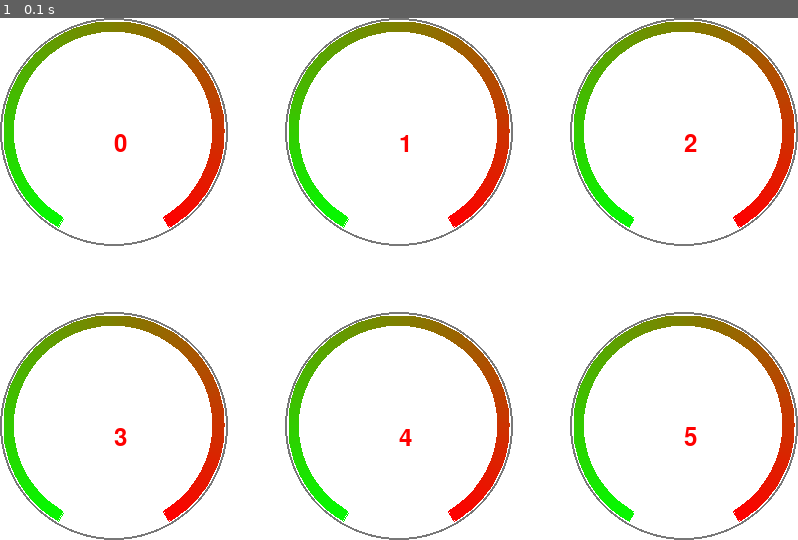
Above: before the commit, frame 1.
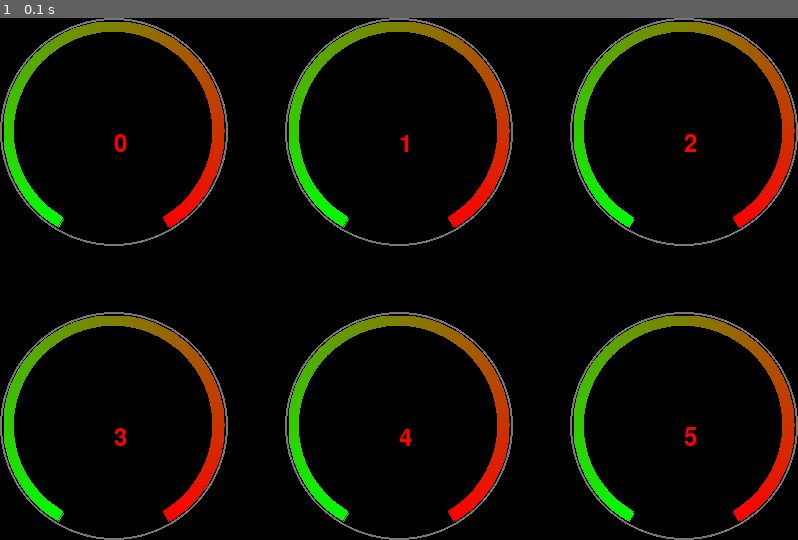
Above: after the commit, the same moment.

Repository: zhangsheng377/air_monitor
Game: pygame game, started from sensor/raspberrypi/test_pygame.py
Two runs of this game, one before a commit and one after it. Both use one fixed random seed, a clock stepped at 60 frames per second and the inputs below. The source is Python 2; it was converted automatically to run under Python 3.
Inputs:
- Up to frame 1 (0.1 s): no input

The runs differ from the first frame. In frame 1, 89% of the frame differs, in the area x 0-100%, y 0-100%.

Commit message:
尝试使用try自动取当前分辨率，不行再取可用的中间分辨率

Diff:
--- a/sensor/raspberrypi/dashboard.py
+++ b/sensor/raspberrypi/dashboard.py
@@ -12,30 +12,24 @@
         self.surface = surface
         self.radius = radius
         self.line_width = int(math.ceil(self.radius / 45))
-        self.gap = int(max(math.ceil(self.line_width / 5.0),2))
+        self.gap = int(max(math.ceil(self.line_width / 5.0), 2))
         self.arc_width = int(math.ceil(self.line_width * 5))
         self.position = position
         self.index = index
         self.font = pygame.font.Font(None, 36)
         self.text_index = self.font.render(str(self.index), True, color.red)
-        # self.rect = (self.position[0] - self.radius, self.position[1] - self.radius, self.position[0] + self.radius,self.position[1] + self.radius)
         self.rect = (self.position[0] - self.radius, self.position[1] - self.radius, self.radius * 2, self.radius * 2)
 
     def draw(self):
         pygame.draw.circle(self.surface, color.grey, self.position, self.radius, self.line_width)
         self.surface.blit(self.text_index, self.position)
-        #pygame.draw.aaline(self.surface, color.red, (self.position[0] - self.radius, self.position[1]),(self.position[0] + self.radius, self.position[1]), 2)
-        #pygame.draw.aaline(self.surface, color.red, (self.position[0], self.position[1] - self.radius),(self.position[0], self.position[1] + self.radius), 2)
+        # pygame.draw.aaline(self.surface, color.red, (self.position[0] - self.radius, self.position[1]),(self.position[0] + self.radius, self.position[1]), 2)
+        # pygame.draw.aaline(self.surface, color.red, (self.position[0], self.position[1] - self.radius),(self.position[0], self.position[1] + self.radius), 2)
         self.draw_blendcolor_arc(color.red, color.green, -60, 240)
         # pygame.draw.rect(self.surface, color.red, self.rect, 4)
-        # print self.rect, self.radius * 2
 
     def draw_blendcolor_arc(self, color_start, color_end, degree_start, degree_stop):
-        # degree_start = int(degree_start)
-        # degree_stop = int(degree_stop)
-        # print color_start,color_end
         color_gap = (color_end.r - color_start.r, color_end.g - color_start.g, color_end.b - color_start.b)
-        # color_start= (color_start.r, color_start.g, color_start.b)
         color_i = [color_start[0], color_start[1], color_start[2]]
         rect = (self.rect[0] + self.line_width + self.gap, self.rect[1] + self.line_width + self.gap,
                 (self.radius - self.line_width - self.gap) * 2, (self.radius - self.line_width - self.gap) * 2)
@@ -47,9 +41,5 @@
                 color_start[1] + color_gap[1] * 1.0 / (degree_stop - degree_start) * (degree - degree_start))
             color_i[2] = int(
                 color_start[2] + color_gap[2] * 1.0 / (degree_stop - degree_start) * (degree - degree_start))
-            # print color_i,degree - degree_start,degree_stop - degree_start,color_gap,color_start
             pygame.draw.arc(self.surface, color_i, rect, math.radians(degree), math.radians(degree + step),
                             self.arc_width)
-            # pygame.draw.rect(self.surface, color.blue, rect, 5)
-            # pygame.draw.arc(self.surface, color.green, rect, math.radians(degree_start), math.radians(degree_stop), 10)
-            # pygame.draw.circle(self.surface, color.red, self.position, self.radius - self.line_width - self.gap, 1)
--- a/sensor/raspberrypi/test_pygame.py
+++ b/sensor/raspberrypi/test_pygame.py
@@ -8,12 +8,18 @@
 pygame.init()
 pygame.display.set_caption("Demo")
 
-size = pygame.display.list_modes()[len(pygame.display.list_modes()) / 2]
+try:
+    import wx
+
+    size = wx.GetDisplaySize()
+except:
+    size = pygame.display.list_modes()[len(pygame.display.list_modes()) / 2]
+
 gap = (int(size[0] / 14), int(size[1] / 9))
 radius = min(gap[0], gap[1]) * 2
 size = (2 * gap[0] + 6 * radius, gap[1] + 4 * radius)
 
-#print size
+# print size
 
 screen = pygame.display.set_mode(size, FULLSCREEN | HWSURFACE)
 
@@ -23,7 +29,6 @@
 for y in range(0, y_mydashboard):
     for x in range(0, x_mydashboard):
         position = (radius + x * (gap[0] + 2 * radius), radius + y * (gap[1] + 2 * radius))
-        #print position, radius
         mydashboard.append(dashboard.DASHBOARD(screen, position, radius, x + y * x_mydashboard))
 
 while True:
@@ -34,12 +39,10 @@
             if event.key == K_ESCAPE:
                 sys.exit()
 
-    screen.fill(color.white)
+    screen.fill(color.black)
 
     for i in range(0, x_mydashboard * y_mydashboard):
         mydashboard[i].draw()
 
-    #pygame.draw.rect(screen, color.red, (0, 0, size[0], size[1]), 10)
-    #pygame.draw.rect(screen,color.red,(100,100,300,300),2)
     pygame.display.flip()
-    pygame.time.delay(2000)
+    pygame.time.delay(10)
